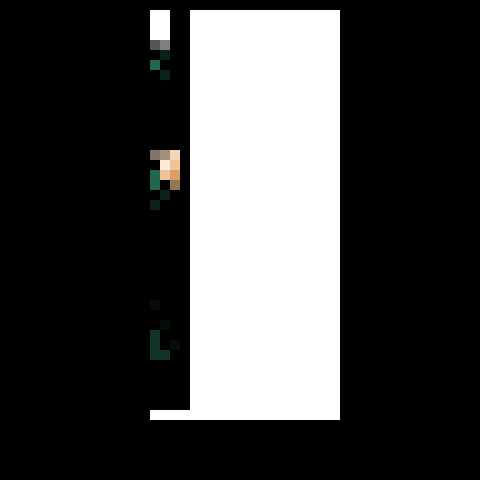
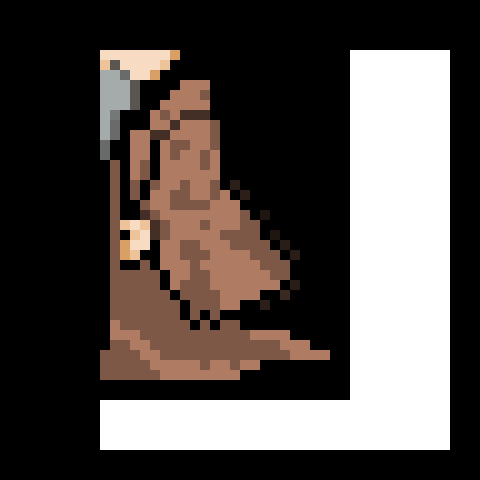
Revision of a layered 480px x 480px image; what changed, layer by layer:
removed layer "Hat" over [150, 10, 320, 130]
painted on "Head" over [170, 50, 290, 230]
moved "LeftArm" (1st of 2) above "Body", painted on it over [220, 110, 400, 380]
removed layer "Mant" over [160, 250, 340, 400]
moved "Body" above "LeftArm", painted on it over [110, 130, 450, 450]
removed layer "LeftReg" over [230, 250, 300, 400]
removed layer "Rightreg" over [170, 250, 240, 400]
renamed "RightArm" to "LeftArm", painted on it over [110, 160, 280, 340]
